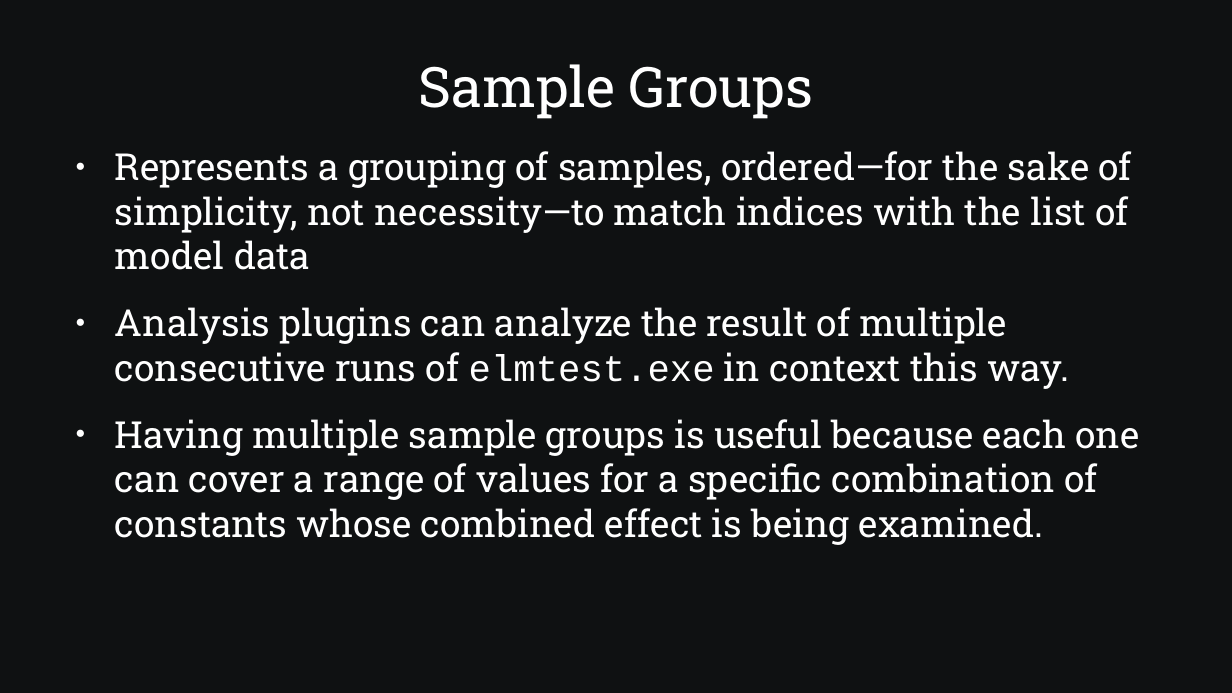
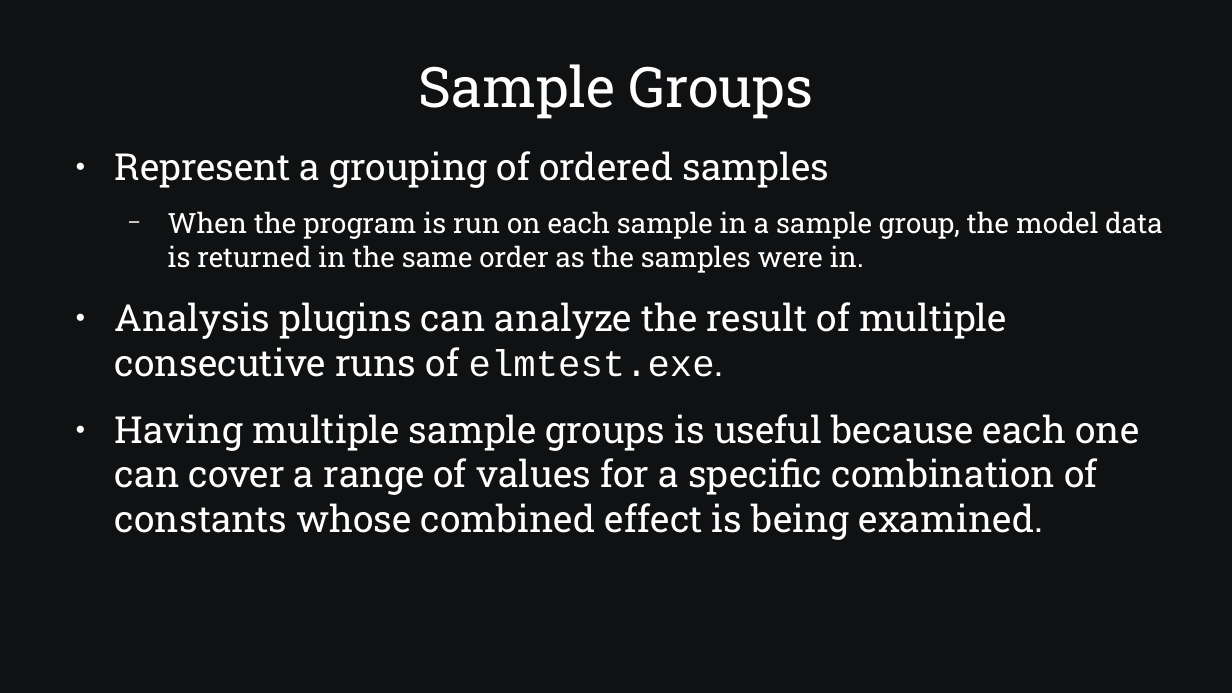
Before and after one commit to SamAllen06/lake_temp_work, a slide deck: slide 14 of documentation/for_collaborators/TestingSoftwareOverview.odp (slide 18 before the commit). Drawn at 1232x693 pixels with LibreOffice and Linux fonts; fonts in the diff are those of the drawing. Boxes give left, top, right and bottom in pixels: in the first picture for what was removed or moved away, otherwise in the second. Text is boxed around its words. In the diff, an @@ line names an element or a change of style, - is before the commit and + after.

Commit message:
Update Input, Output, and Constants table and Reorganize Sampling/Analysis plugin slides

```diff
--- a/documentation/for_collaborators/TestingSoftwareOverview.odp
+++ b/documentation/for_collaborators/TestingSoftwareOverview.odp
@@ text at <box>115,151,1162,377</box>: text changed @@
-● Represents a grouping of samples, ordered—for the sake of simplicity, not necessity—to match indices with the list of model data
-● Analysis plugins can analyze the result of multiple consecutive runs of elmtest.exe in context this way.
+● Represent a grouping of ordered samples
+  − When the program is run on each sample in a sample group, the model data is returned in the same order as the samples were in.
+● Analysis plugins can analyze the result of multiple consecutive runs of elmtest.exe.
```
Also in this commit, not shown: 11 other slides changed, 1 slide added, 6 slides removed, 2 other files.
